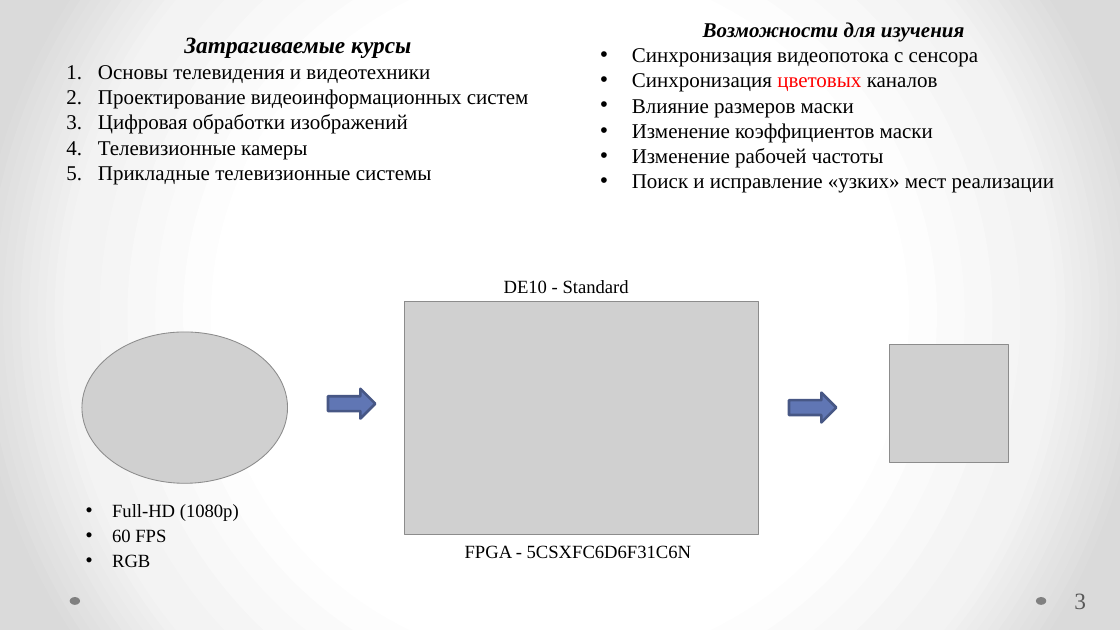
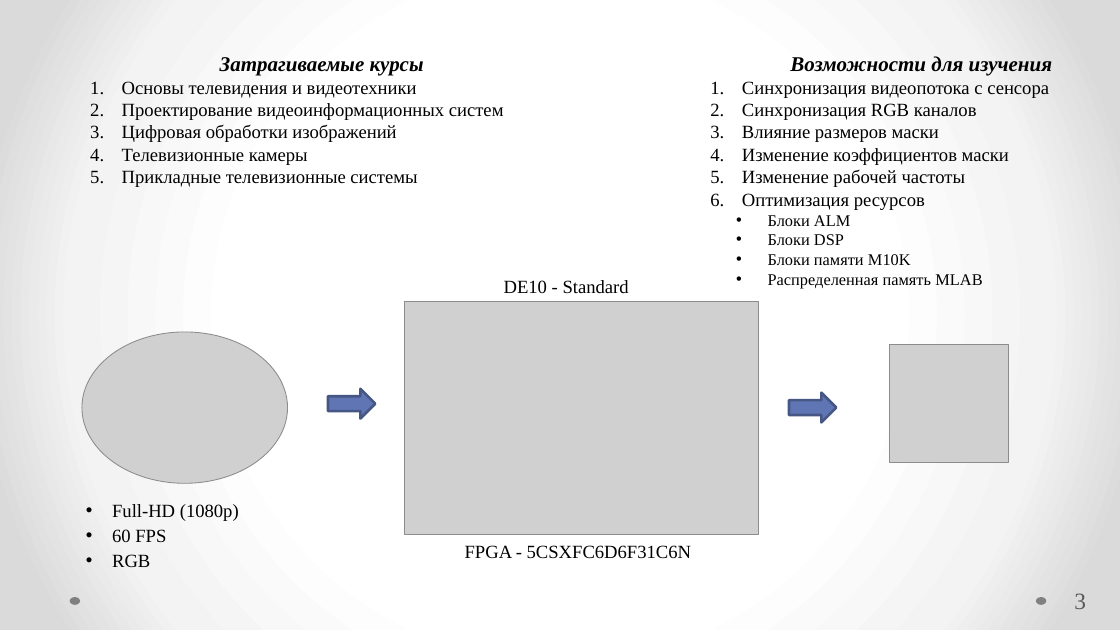
Before and after one commit to Radiophantom/master_yoda, a slide deck: slide 3 of VKR.pptx. Drawn at 1120x630 pixels with LibreOffice and Linux fonts; fonts in the diff are those of the drawing; grey boxes stand for pictures. Boxes give left, top, right and bottom in pixels: in the first picture for what was removed or moved away, otherwise in the second. Text is boxed around its words. In the diff, an @@ line names an element or a change of style, - is before the commit and + after.

```diff
--- a/VKR.pptx
+++ b/VKR.pptx
@@ text "Затрагиваемые курсы": place and size @@
-text "Затрагиваемые курсы" at (98, 37, 529, 184)
+text "Затрагиваемые курсы" at (122, 57, 504, 187)
@@ text "Затрагиваемые курсы" at (122, 57, 504, 187): size 20 to 18 pt in "Затрагиваемые курсы"; size 18 to 16 pt in "Основы телевидения и видеотехники", "Проектирование видеоинформационных систем", "Цифровая обработки изображений", "Телевизионные камеры" and 1 more places @@
@@ text "Возможности для изучения": place and size @@
-text "Возможности для изучения" at (632, 22, 1055, 193)
+text "Возможности для изучения" at (742, 56, 1052, 288)
@@ text at (742, 56, 1052, 187): size 18 to 16 pt in "Синхронизация видеопотока с сенсора", "Влияние размеров маски", "Изменение коэффициентов маски", "Изменение рабочей частоты"; line spacing 1 to 1.5; bullet • to 1. @@
@@ text at (742, 103, 977, 120): text changed; size 18 to 16 pt @@
-  • Синхронизация цветовых каналов
+  2. Синхронизация RGB каналов
@@ text at (742, 193, 982, 288): text changed; size 18 to 14 pt @@
-  • Поиск и исправление «узких» мест реализации
+  6. Оптимизация ресурсов
+    • Блоки ALM
+    • Блоки DSP
+    • Блоки памяти M10K
+    • Распределенная память MLAB
```
Also in this commit, not shown: 15 other slides changed, 1 slide added, 2 slides removed.
